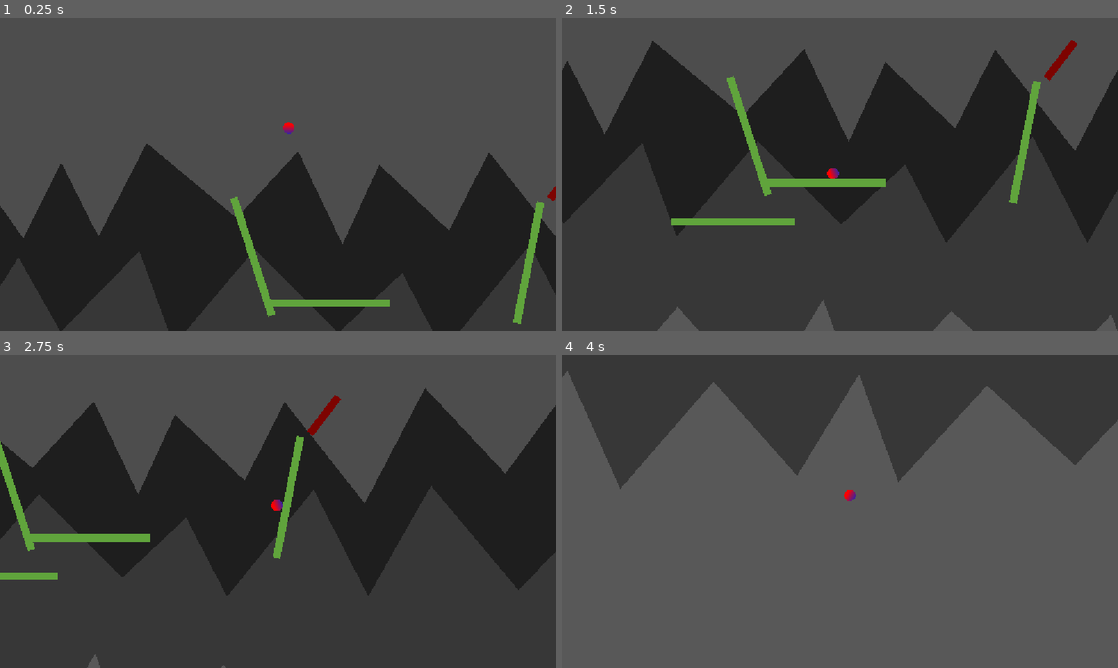
Above: before the commit, frames 1-4 (two rows, left to right).
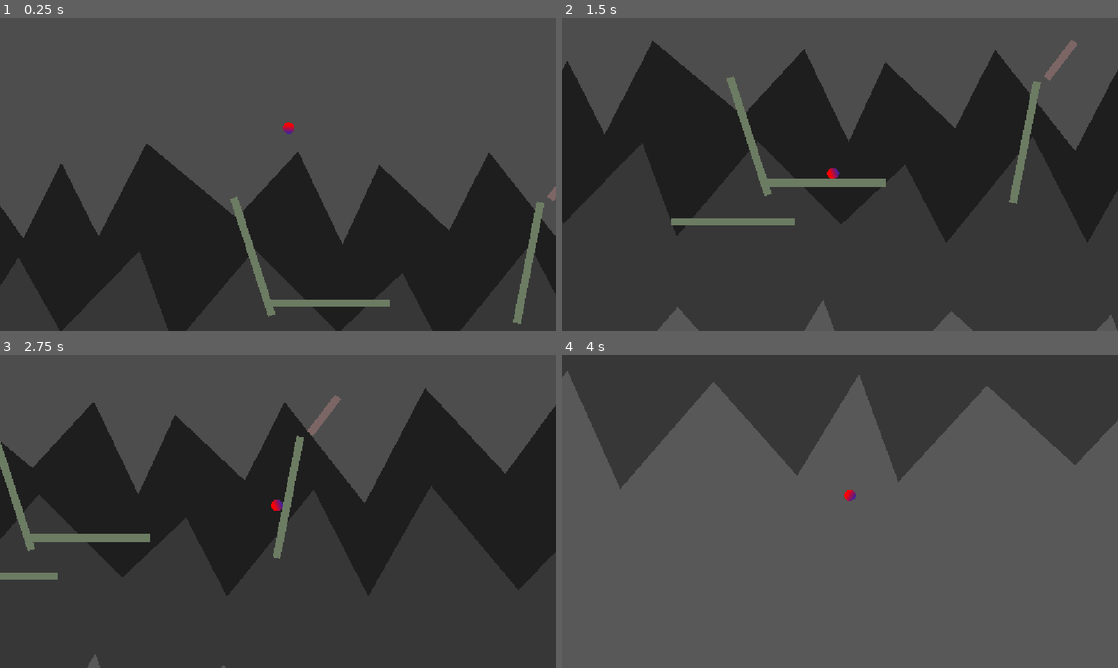
Above: after the commit, the same moments.

Repository: appellatebaton0/wierd-jam
Game: Godot game, scene res://Scenes/Main.tscn
Two runs of this game, one before a commit and one after it. Both use one fixed random seed, a clock stepped at 60 frames per second and the inputs below.
Inputs:
- Up to frame 1 (0.25 s): no input
- Up to frame 2 (1.5 s): tap Enter at 0.5 s; hold W 0.53-1.28 s; tap Space (Jump) at 0.77 s
- Up to frame 3 (2.75 s): tap Space (Jump) at 1.52 s; hold W from 2.03 s (still down)
- Up to frame 4 (4 s): tap Space (Jump) at 3.02, 3.77 s; release W at 3.53 s

The runs differ from the first frame. In frame 1, 1.6% of the frame differs, in the area x 41-100%, y 53-98%; in frame 2, 2.4%, in the area x 19-93%, y 7-67%; in frame 3, 2.0%; in frame 4, nothing differs.

Commit message:
h7 - Color Change
Literally just spent a second fiddling with the colors of the rails.

Diff:
--- a/Scripts/DeathRail.gd
+++ b/Scripts/DeathRail.gd
@@ -2,4 +2,4 @@
 class_name DeathRail extends Rail
 # Literally just tells the player to kill themself on contact.
 
-func color() -> Color: return Color(0.492, 0.012, 0.0, 1.0)
+func color() -> Color: return Color(0.49, 0.398, 0.397, 1.0)
--- a/Scripts/Rail.gd
+++ b/Scripts/Rail.gd
@@ -89,7 +89,7 @@
 func lerp_ease(a:Variant, b:Variant, l:float, e:float) -> Variant:
 	return lerp(a, b, ease(l, e))
 
-func color() -> Color: return Color(0.378, 0.647, 0.237, 1.0)
+func color() -> Color: return Color(0.426, 0.49, 0.392, 1.0)
 
 ## Tool Functions.
 
